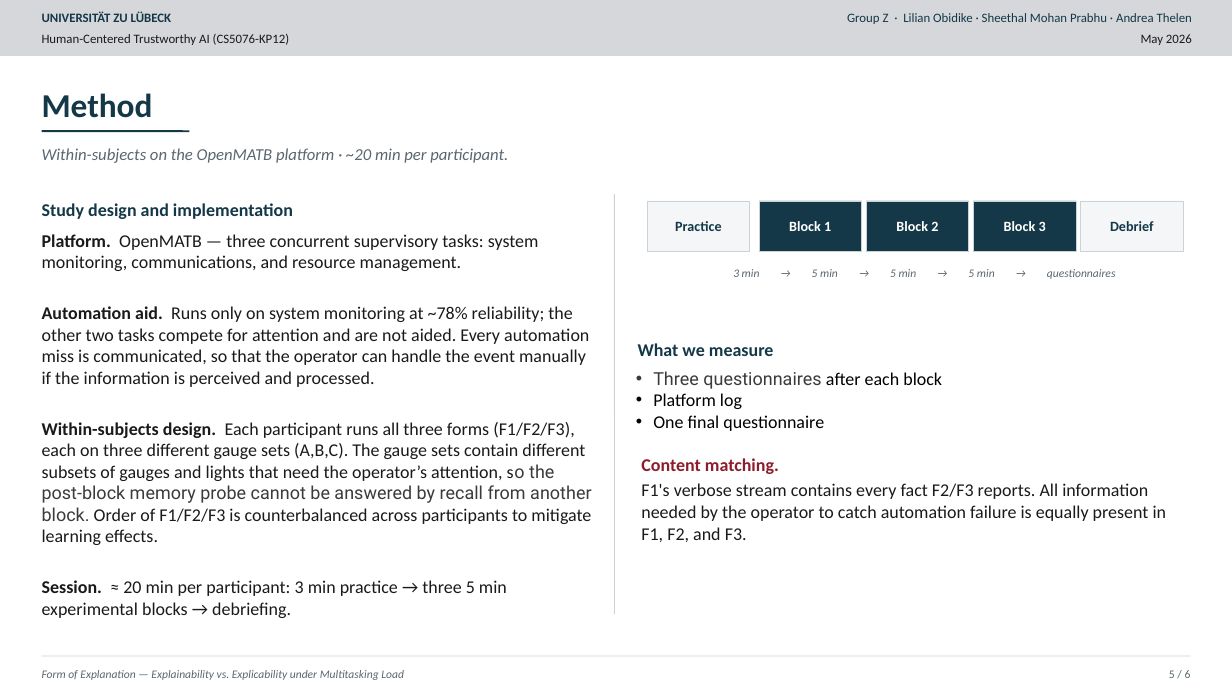
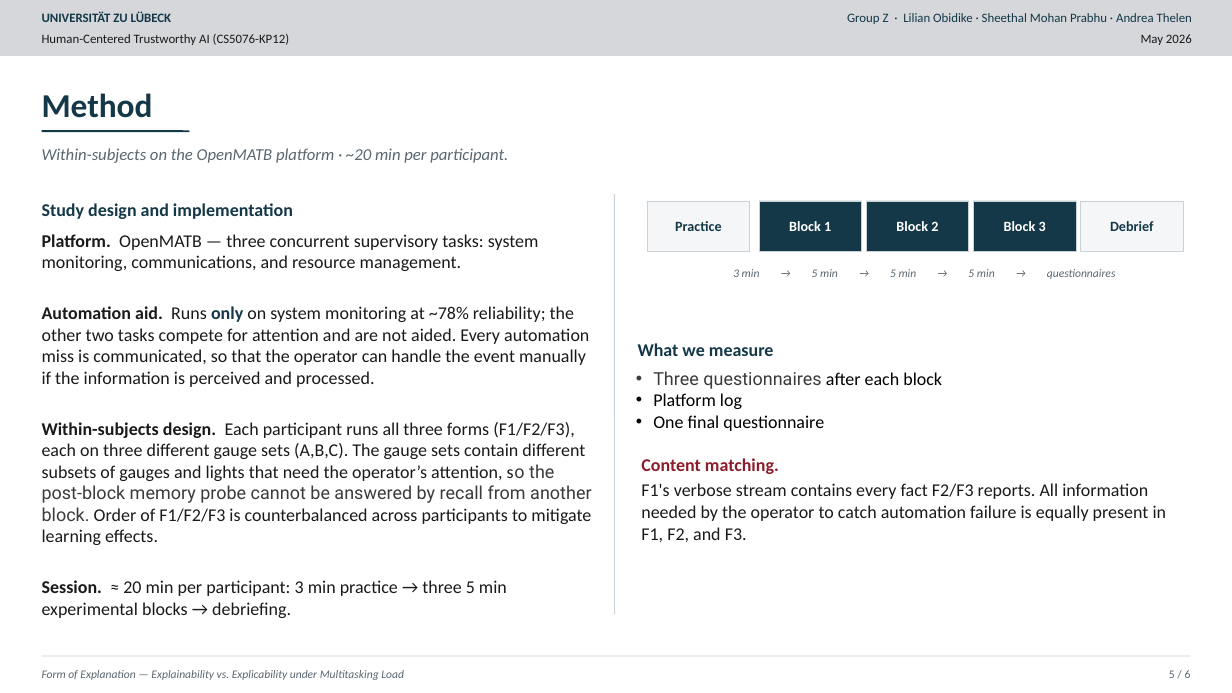
Before and after one commit to AndreaThelen/HumanCenteredAI, a slide deck: slide 5 of Documents/Study.pptx. Drawn at 1232x693 pixels with LibreOffice and Linux fonts; fonts in the diff are those of the drawing. Boxes give left, top, right and bottom in pixels: in the first picture for what was removed or moved away, otherwise in the second. Text is boxed around its words. In the diff, an @@ line names an element or a change of style, - is before the commit and + after.

```diff
--- a/Documents/Study.pptx
+++ b/Documents/Study.pptx
@@ text at <box>42,306,589,387</box>: text colour #1A1A1A to #143847, bold on in "only" @@
```
Also in this commit, not shown: 2 other slides changed, 1 slide added, 1 other file.
